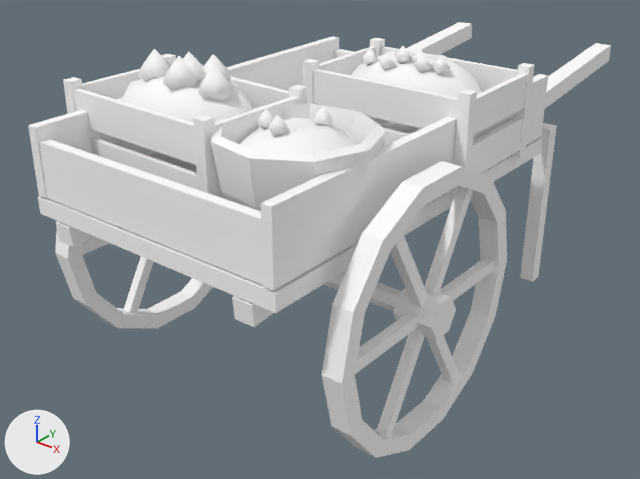
The glTF model games/yorimichi/assets/belmonte/meshes/SM_BM_BP_Handcart.glb as it was, and as the next commit left it.
One viewpoint serves both versions: a 50 mm camera at (1.56, -1.91, 1.6) aimed at (-0.1, 0.17, 0.31). Every picture has the same lights, and +X, +Y and +Z are marked at lower left. The first picture is the older version. Vertices at exactly the same position are counted once.

Before the edit, the objects in view are built like this:
```python
me_sm_bp_handcart = bpy.data.meshes.new('SM_BP_Handcart')
me_sm_bp_handcart.from_pydata(...)  # 776 vertices, 1132 faces; spans x -0.57..0.57, y -0.65..1.4, z 0.0..1.02
# faces by material slot: [772, 360]
me_sm_bp_handcart.materials.append(mat_bm_000_m_wood_019)
me_sm_bp_handcart.materials.append(mat_bm_001_m_vcol_009)
ob_sm_bm_bp_handcart = bpy.data.objects.new('SM_BM_BP_Handcart', me_sm_bp_handcart)
ob_sm_bm_bp_handcart.location = (0.0, 0.0, 0.0)
```
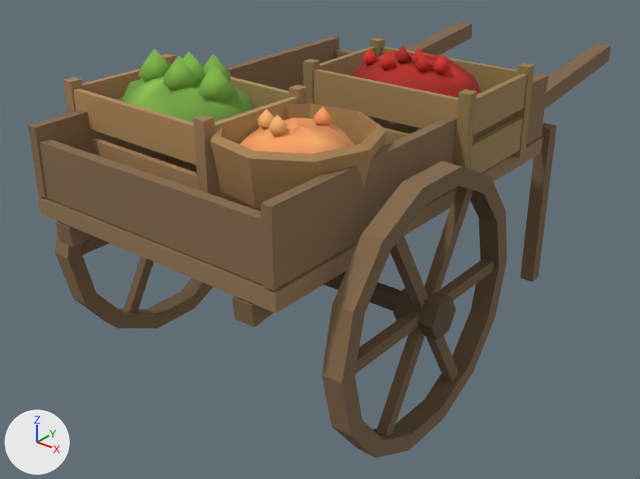
Location of each change, (x1, y1, x2, y2) in pixels of the pictures (640 x 479 px):
part 1 of me_sm_bp_handcart, recoloured (white to brown)
    both: (28, 22, 611, 458)
part 2 of me_sm_bp_handcart, recoloured (white to green)
    both: (122, 49, 253, 123)
part 3 of me_sm_bp_handcart, recoloured
    both: (74, 46, 481, 126)
part 4 of me_sm_bp_handcart, recoloured (white to orange)
    both: (240, 107, 354, 154)

Edits to the bpy script that builds the scene:
```text
Change me_sm_bp_handcart:
    where me_sm_bp_handcart.from_pydata(...)  # 776 vertices, 1132 faces; spans x -0.57..0.57, y -0.65..1.4, z 0.0..1.02
    used by ob_sm_bm_bp_handcart; location = (0.0, 0.0, 0.0)
    me_sm_bp_handcart part 1: 856 faces centred in x -0.57..0.57, y -0.65..1.4, z 0.0..0.93 are repainted in the vertex colours; the middle colour goes from white #ffffff to brown #866b4c
    me_sm_bp_handcart part 2: 101 faces centred in x -0.43..0.01, y -0.44..-0.15, z 0.83..0.97 are repainted in the vertex colours; the middle colour goes from white #ffffff to green #80b646
    me_sm_bp_handcart part 3: 109 faces centred in x -0.48..0.38, y -0.48..0.42, z 0.83..0.96 are repainted in the vertex colours; the middle colour goes from white #ffffff to red #be2b21
    me_sm_bp_handcart part 4: 66 faces centred in x 0.07..0.36, y -0.47..-0.18, z 0.82..0.92 are repainted in the vertex colours; the middle colour goes from white #ffffff to orange #ffa465
```
